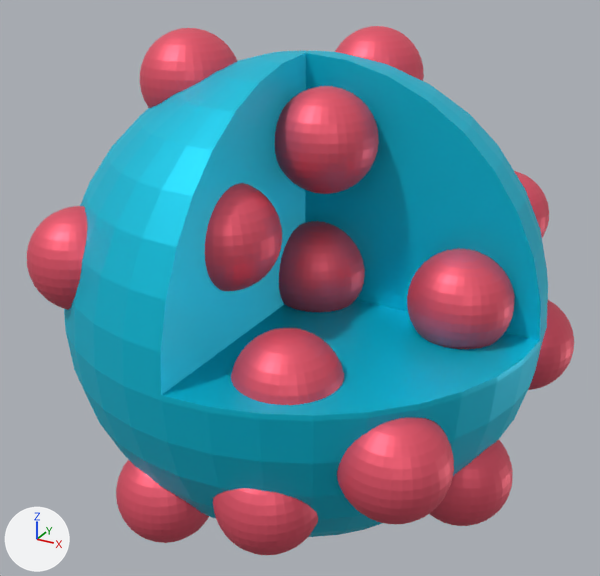
An edit to the glTF model public/models/thomson.glb, drawn before and after from the same camera.
Both versions are drawn from a 50 mm camera at (77.5, -143.3, 121.6) aimed at (-2.1, 1.5, 49.2). Arrows for +X, +Y and +Z are at lower left; the lights stay in place. Where no turn or scale is listed for an object, it has been applied to the vertices. Vertices at the same position are counted once.

The first picture shows 'Mesh_Mesh_head_geo.001_lambert2SG.001'.
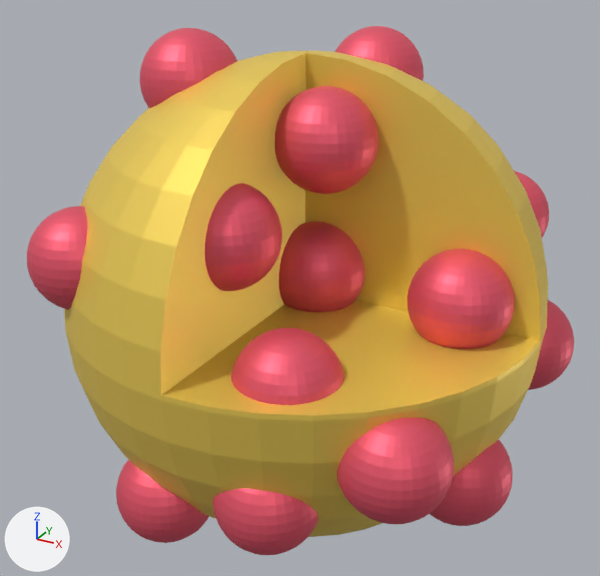
The newer file is also rescaled (x0.587), turned or shifted as a whole; pictures and numbers use the older file's frame.

Changed parts and their boxes (x1, y1, x2, y2) in the pictures (600 x 576 px; the box of a moved part takes in the faces that stretch with it):
part 1 of me_mesh_0, moved or reshaped: before (109, 55, 553, 537); after (105, 53, 551, 537)
part 2 of me_mesh_0, moved or reshaped: before (66, 195, 97, 345); after (64, 195, 97, 341)
part 3 of me_mesh_0, recoloured (cyan to yellow): (65, 52, 548, 537) in both

What the commit changed:
me_mesh_0 is used by ob_mesh_mesh_head_geo_001_lambert2sg_001; location (0.0, 0.0, 0.0).
me_mesh_0 had 8989 vertices, 17969 faces and spanned x -58.0..54.0, y -50.0..55.0, z -1.0..103.0.
me_mesh_0 now has 9054 vertices, 18099 faces and spans x -58.0..54.0, y -50.0..55.0, z -1.0..103.0.
me_mesh_0 part 1: 72 vertices moved from x -24.6..48.9, y -45.5..49.6, z 10.0..92.5 to x -23.8..48.9, y -45.6..49.6, z 10.0..92.6; 460 vertices removed from x -30.6..49.2, y -45.6..49.7, z 9.9..96.8; 490 vertices added at x -30.3..49.2, y -45.6..49.8, z 9.9..96.8.
me_mesh_0 part 2: 12 vertices moved from x -38.3..-24.0, y -41.4..-28.1, z 55.2..72.8 to x -38.3..-24.1, y -41.4..-28.1, z 55.3..72.8; 28 vertices removed from x -38.4..-23.3, y -41.8..-28.1, z 54.2..72.9; 48 vertices added at x -38.4..-23.4, y -41.8..-28.1, z 53.9..72.9.
me_mesh_0 part 3: 2098 kept faces spanning x -49.4..50.0, y -50.0..49.8, z -1.0..99.0 get new vertex colours.
